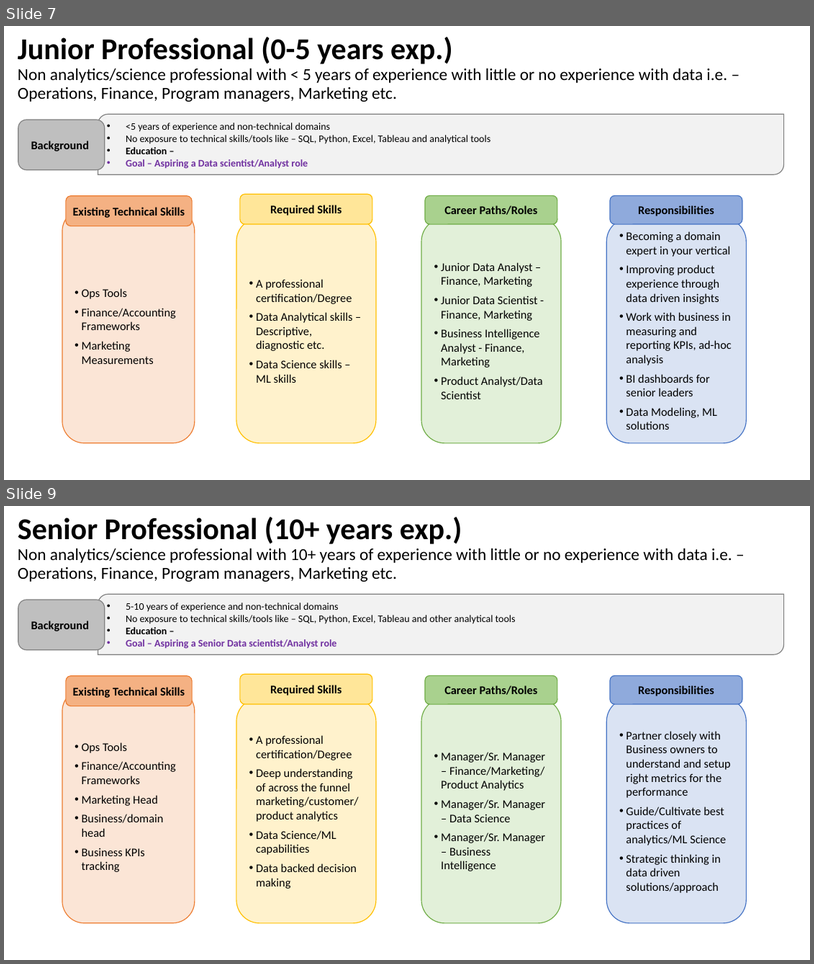
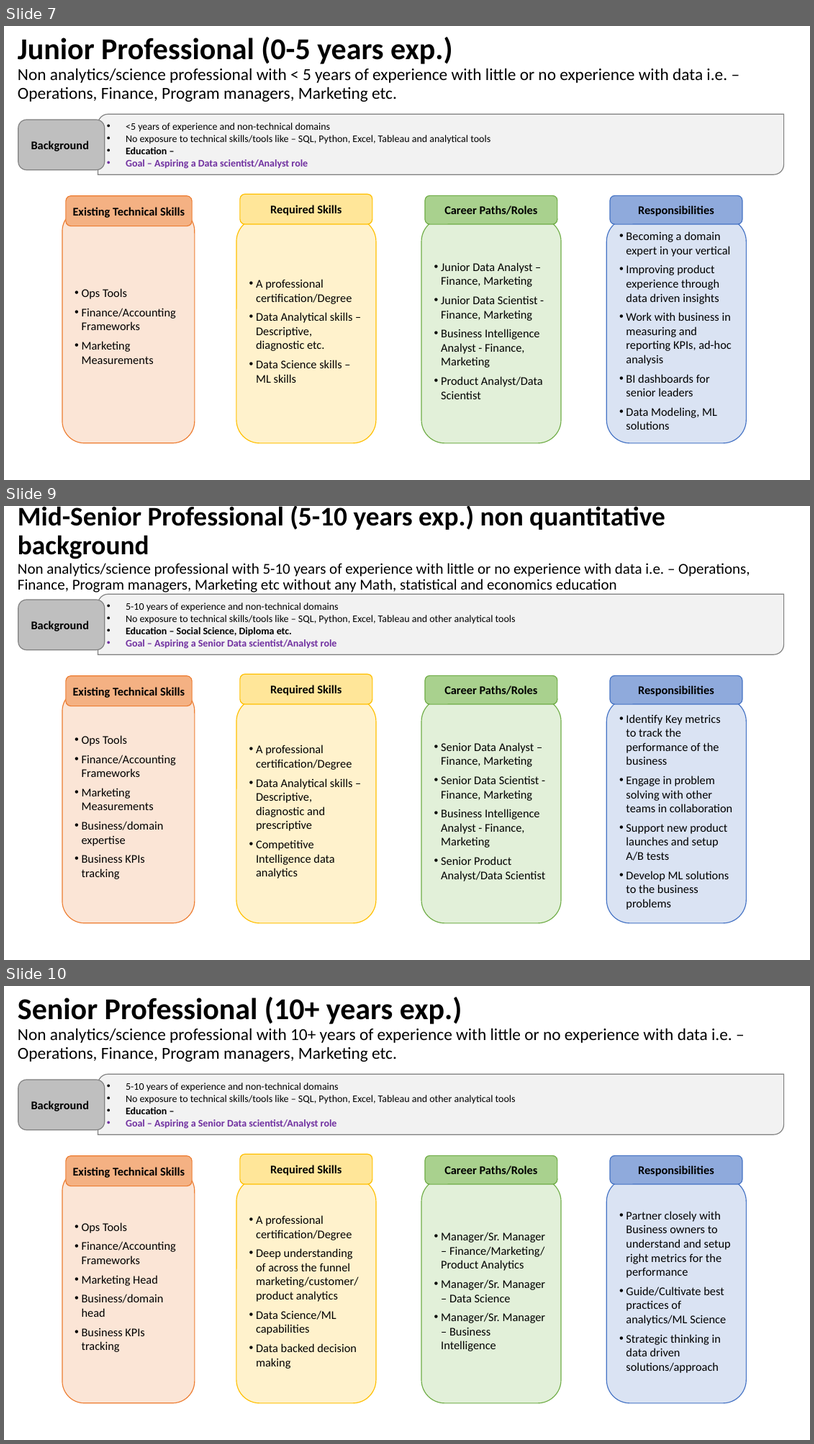
Before and after one commit to anchhabra1305n/Simplilearn_Sessions, a slide deck: Data_Science_Analytics_Landscape_Draft.pptx. Shown one above the other, each under a label of ours: slides 7 and 9 before the commit, slides 7, 9 and 10 after it; the slides between them are not shown. The pictures are 814x964 and 814x1444 pixels, drawn with LibreOffice and Linux fonts; fonts in the diff are those of the drawing. Boxes give left, top, right and bottom in pixels: in the first picture for what was removed or moved away, otherwise in the second. Text is boxed around its words. In the diff, an @@ line names an element or a change of style, - is before the commit and + after.

```diff
--- a/Data_Science_Analytics_Landscape_Draft.pptx
+++ b/Data_Science_Analytics_Landscape_Draft.pptx
@@ slide 9 added at (x1=4, y1=506, x2=810, y2=960), background #FFFFFF @@
@@ title added at (x1=18, y1=506, x2=750, y2=595), 18 pt, text #000000 @@
+Mid-Senior Professional (5-10 years exp.) non quantitative background
+Non analytics/science professional with 5-10 years of experience with little or no experience with data i.e. – Operations, Finance, Program managers, Marketing etc without any Math, statistical and economics education
@@ rounded rectangle added at (x1=18, y1=600, x2=105, y2=650), fill #BFBFBF, outline #808080 1 pt, 14 pt, text #000000, bold @@
+Background
@@ round diag rect added at (x1=98, y1=595, x2=784, y2=655), fill #F2F2F2, outline #808080 1 pt, 12 pt, text #000000 @@
+• 5-10 years of experience and non-technical domains
+• No exposure to technical skills/tools like – SQL, Python, Excel, Tableau and other analytical tools
+• Education – Social Science, Diploma etc.
+• Goal – Aspiring a Senior Data scientist/Analyst role
@@ rounded rectangle added at (x1=66, y1=676, x2=192, y2=706), fill #F4B183, outline #ED7D31 1 pt, 14 pt, text #000000, bold @@
+Existing Technical Skills
@@ rounded rectangle added at (x1=240, y1=674, x2=373, y2=705), fill #FFE699, outline #FFC000 1 pt, 14 pt, text #000000, bold @@
+Required Skills
@@ rounded rectangle added at (x1=425, y1=675, x2=558, y2=704), fill #A9D18E, outline #70AD47 1 pt, 14 pt, text #000000, bold @@
+Career Paths/Roles
@@ rounded rectangle added at (x1=610, y1=675, x2=743, y2=704), fill #8FAADC, outline #4472C4 1 pt, 14 pt, text #000000, bold @@
+Responsibilities
@@ rounded rectangle added at (x1=62, y1=690, x2=195, y2=924), fill #FBE5D6, outline #ED7D31 1 pt, 14 pt, text #000000 @@
+• Ops Tools
+• Finance/Accounting Frameworks
+• Marketing Measurements
+• Business/domain expertise
+• Business KPIs tracking
@@ rounded rectangle added at (x1=237, y1=698, x2=376, y2=923), fill #FFF2CC, outline #FFC000 1 pt, 14 pt, text #000000 @@
+• A professional certification/Degree
+• Data Analytical skills – Descriptive, diagnostic and prescriptive
+• Competitive Intelligence data analytics
@@ rounded rectangle added at (x1=422, y1=698, x2=562, y2=923), fill #E2F0D9, outline #70AD47 1 pt, 14 pt, text #000000 @@
+• Senior Data Analyst – Finance, Marketing
+• Senior Data Scientist - Finance, Marketing
+• Business Intelligence Analyst - Finance, Marketing
+• Senior Product Analyst/Data Scientist
@@ rounded rectangle added at (x1=607, y1=698, x2=747, y2=923), fill #DAE3F3, outline #4472C4 1 pt, 14 pt, text #000000 @@
+• Identify Key metrics to track the performance of the business
+• Engage in problem solving with other teams in collaboration
+• Support new product launches and setup A/B tests
+• Develop ML solutions to the business problems
@@ what was slide 9 is now slide 10 @@
```
Also in this commit, not shown: 1 slide changed.
